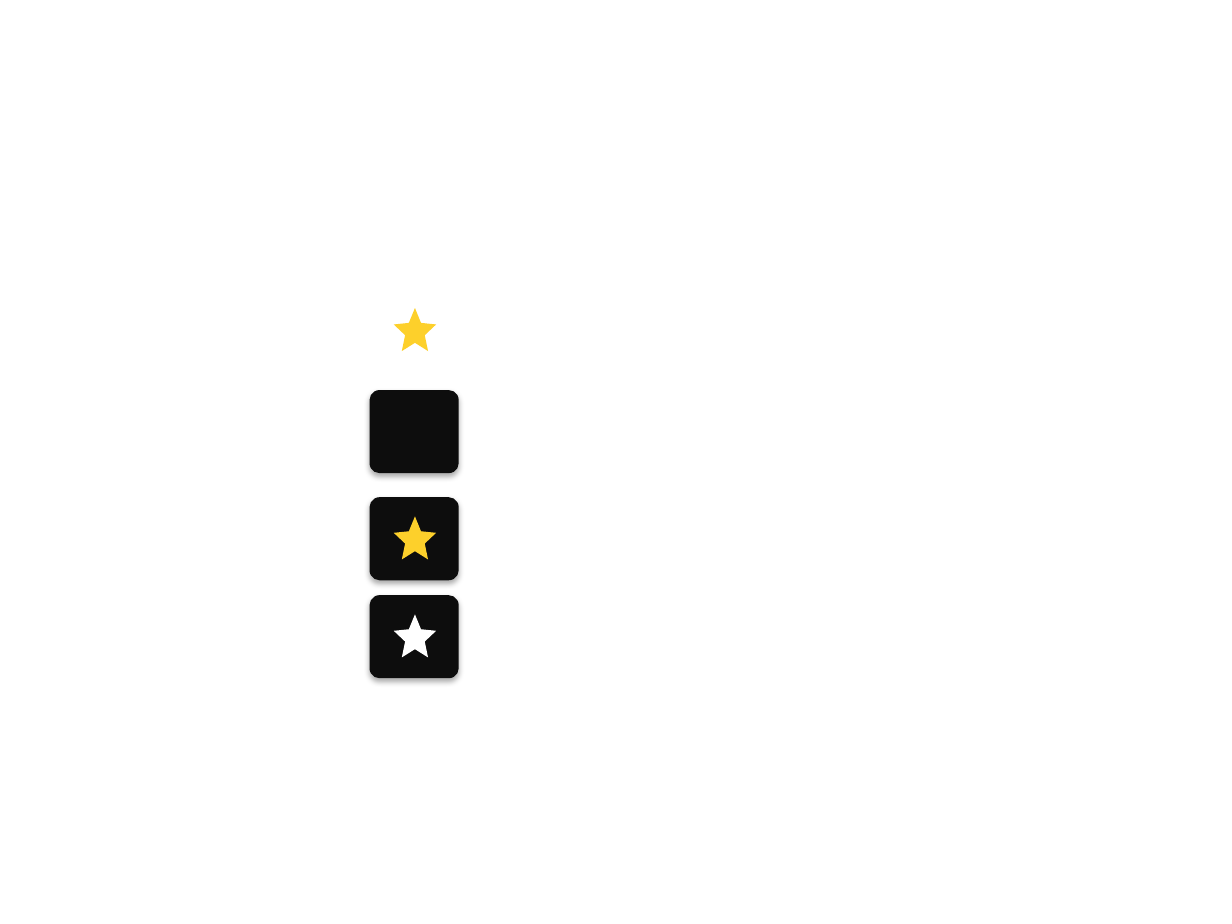
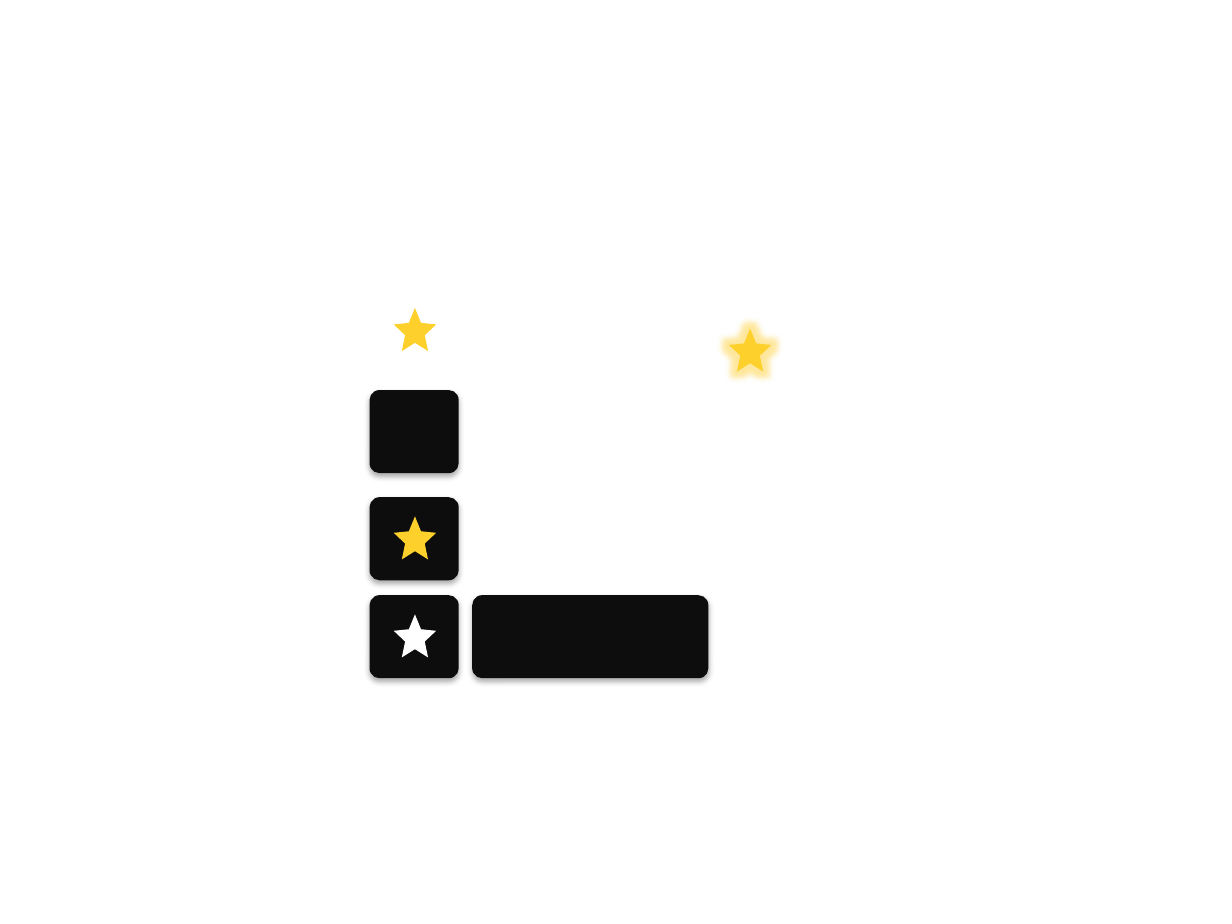
Before and after one commit to eladb/telobike, a slide deck: slide 3 of ux/details_panel.pptx. Drawn at 1232x924 pixels with LibreOffice and Linux fonts; fonts in the diff are those of the drawing. Boxes give left, top, right and bottom in pixels: in the first picture for what was removed or moved away, otherwise in the second. Text is boxed around its words. In the diff, an @@ line names an element or a change of style, - is before the commit and + after.

```diff
--- a/ux/details_panel.pptx
+++ b/ux/details_panel.pptx
@@ star added at <box>729,329,772,372</box>, fill #FDD02B @@
@@ rounded rectangle added at <box>472,595,708,678</box>, fill #0D0D0D @@
```
Also in this commit, not shown: 4 slides added.
